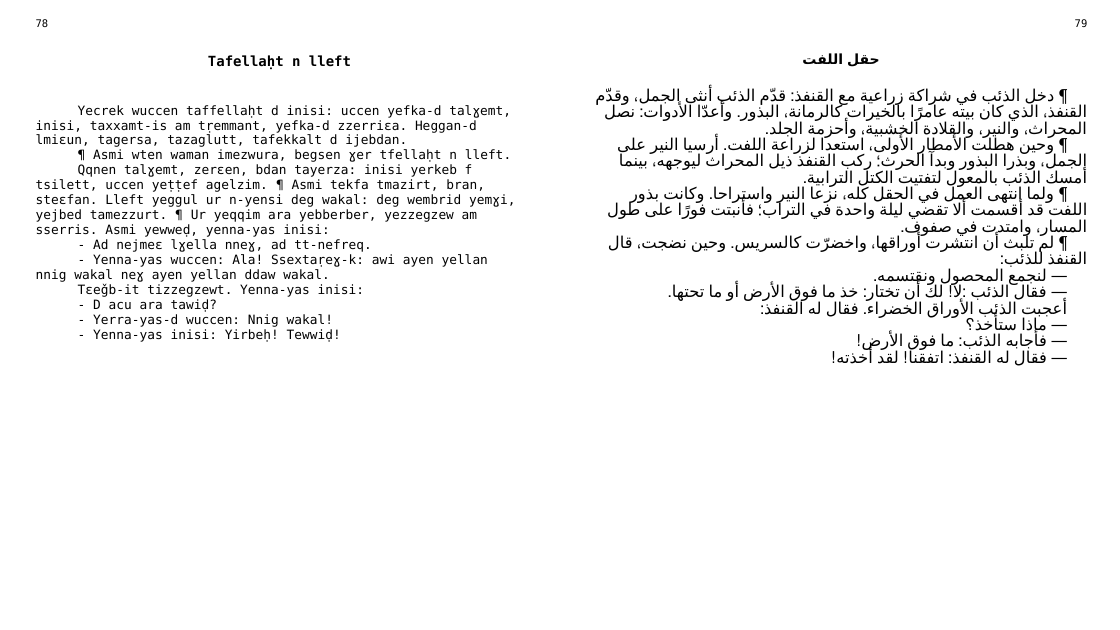
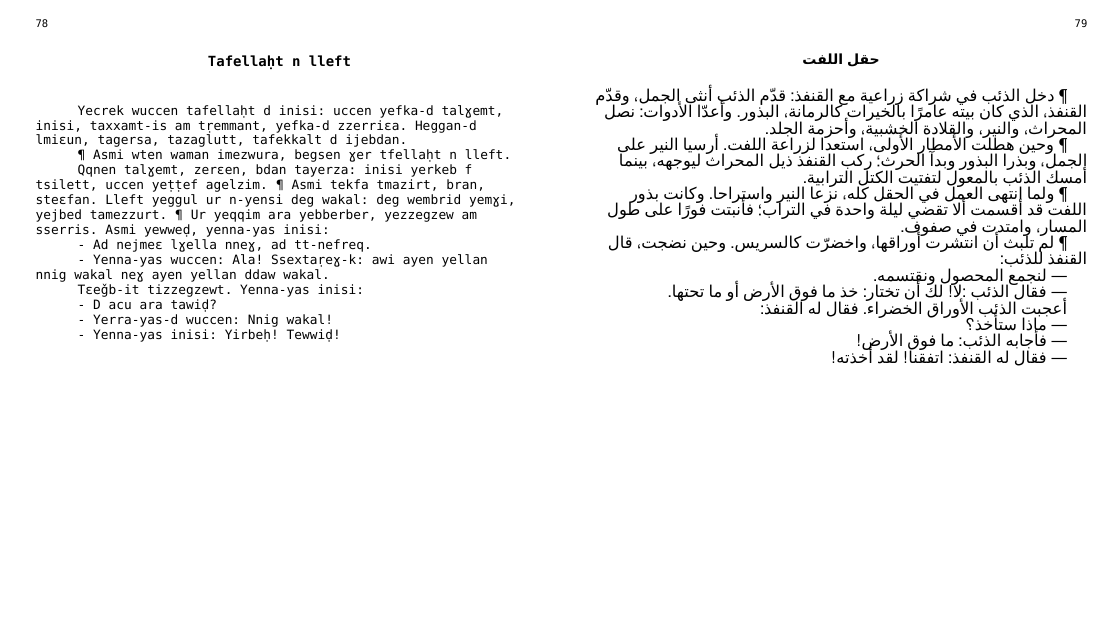
Before and after one commit to sferhah/tamacahut_n_wuccen, a slide deck: slide 35 of Uccen.ConsoleApp/uccen.arb.pptx. Drawn at 1120x630 pixels with LibreOffice and Linux fonts; fonts in the diff are those of the drawing. Boxes give left, top, right and bottom in pixels: in the first picture for what was removed or moved away, otherwise in the second. Text is boxed around its words. In the diff, an @@ line names an element or a change of style, - is before the commit and + after.

```diff
--- a/Uccen.ConsoleApp/uccen.arb.pptx
+++ b/Uccen.ConsoleApp/uccen.arb.pptx
@@ table at (x1=27, y1=13, x2=1096, y2=607) @@
-row 3, column 1: Yecrek wuccen taffellaḥt d inisi: uccen yefka-d talɣemt, inisi, taxxamt-is am tṛemmant, yefka-d zzerriɛa. Heggan-d lmiɛun, tagersa, tazaglutt, tafekkalt d ijebdan. / ¶ Asmi wten waman imezwura, begsen ɣer tfellaḥt n lleft. / Qqnen talɣemt, zerɛen, bdan tayerza: inisi yerkeb f tsilett, uccen yeṭṭef agelzim. ¶ Asmi tekfa tmazirt, bran, steɛfan. Lleft yeggul ur n-yensi deg wakal: deg wembrid yemɣi, yejbed tamezzurt. ¶ Ur yeqqim ara yebberber, yezzegzew am sserris. Asmi yewweḍ, yenna-yas inisi: / - Ad nejmeɛ lɣella nneɣ, ad tt-nefreq. / - Yenna-yas wuccen: Ala! Ssextaṛeɣ-k: awi ayen yellan nnig wakal neɣ ayen yellan ddaw wakal. / Tɛeǧb-it tizzegzewt. Yenna-yas inisi: / - D acu ara tawiḍ? / - Yerra-yas-d wuccen: Nnig wakal! / - Yenna-yas inisi: Yirbeḥ! Tewwiḍ!
+row 3, column 1: Yecrek wuccen tafellaḥt d inisi: uccen yefka-d talɣemt, inisi, taxxamt-is am tṛemmant, yefka-d zzerriɛa. Heggan-d lmiɛun, tagersa, tazaglutt, tafekkalt d ijebdan. / ¶ Asmi wten waman imezwura, begsen ɣer tfellaḥt n lleft. / Qqnen talɣemt, zerɛen, bdan tayerza: inisi yerkeb f tsilett, uccen yeṭṭef agelzim. ¶ Asmi tekfa tmazirt, bran, steɛfan. Lleft yeggul ur n-yensi deg wakal: deg wembrid yemɣi, yejbed tamezzurt. ¶ Ur yeqqim ara yebberber, yezzegzew am sserris. Asmi yewweḍ, yenna-yas inisi: / - Ad nejmeɛ lɣella nneɣ, ad tt-nefreq. / - Yenna-yas wuccen: Ala! Ssextaṛeɣ-k: awi ayen yellan nnig wakal neɣ ayen yellan ddaw wakal. / Tɛeǧb-it tizzegzewt. Yenna-yas inisi: / - D acu ara tawiḍ? / - Yerra-yas-d wuccen: Nnig wakal! / - Yenna-yas inisi: Yirbeḥ! Tewwiḍ!
```
Also in this commit, not shown: 5 other files.
